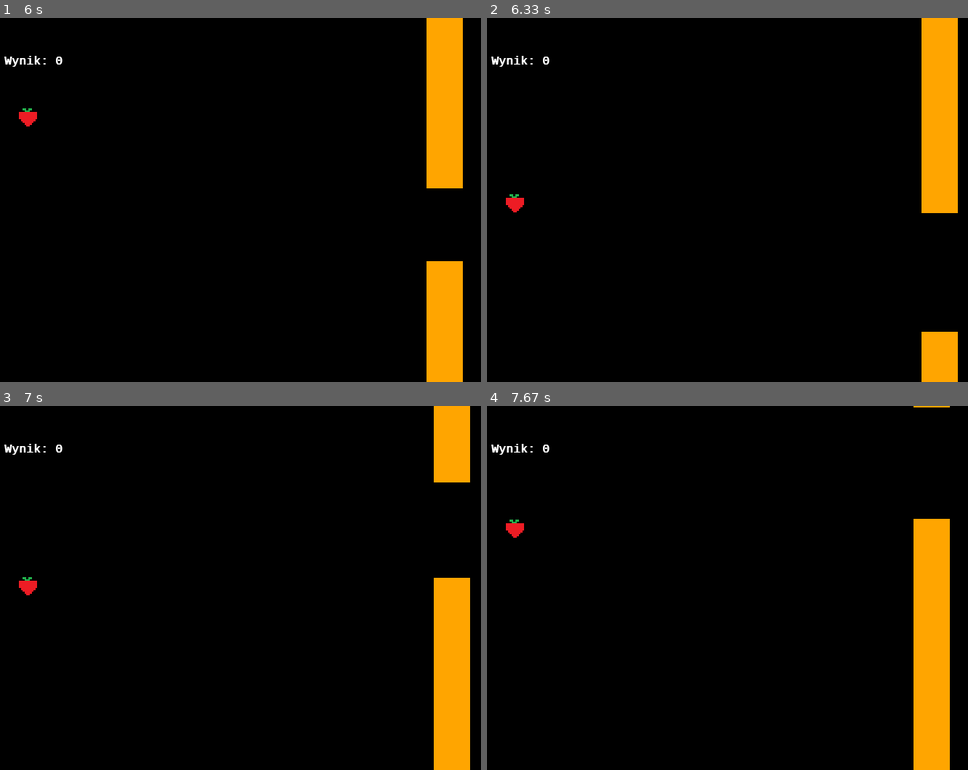
Above: before the commit, frames 1-4 (two rows, left to right).
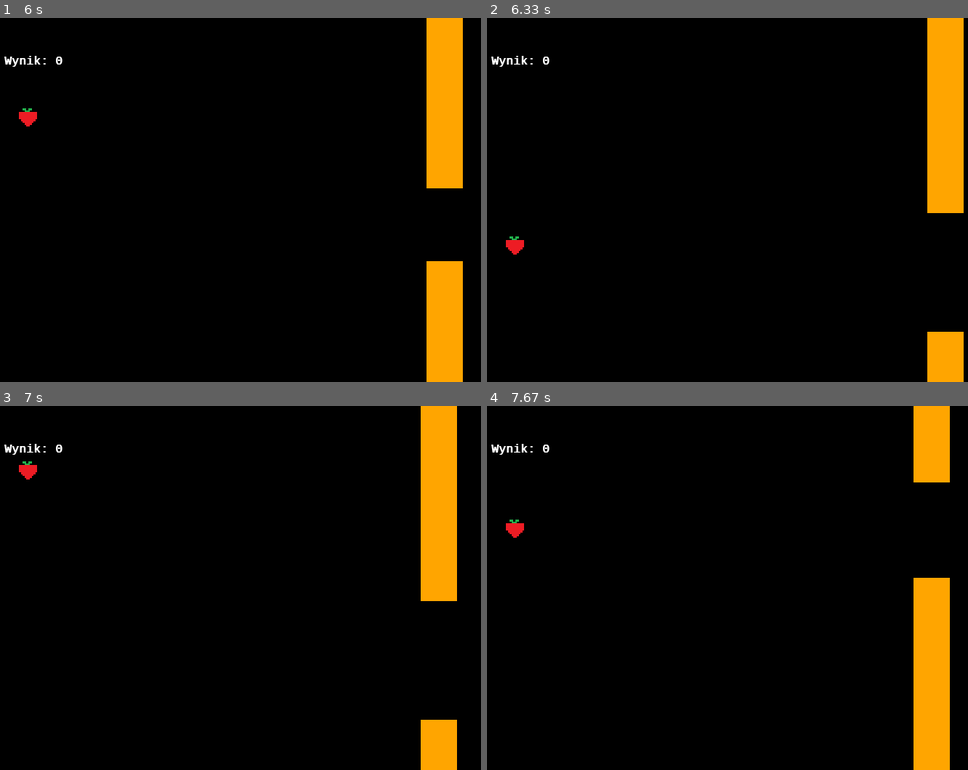
Above: after the commit, the same moments.

Repository: jedrus113/pygame
Game: pygame game, started from main.py
Same seed, same stepped clock (60 frames per second), same inputs: the game is played once before the commit and once after it.
Inputs (mouse positions are in pixels of both pictures, inside the frame that each line leads up to):
- Up to frame 1 (6 s): tap Space at 0.33, 0.73, 1.03, 1.23, 1.57, 1.87, 2.07, 2.37, 2.63, 2.97, 3.27, 3.8, 4.1, 4.47, 4.87, 5.17, 5.37, 5.67, 5.87 s
- Up to frame 2 (6.33 s): click (573, 178) at 6.18 s
- Up to frame 3 (7 s): tap Space at 6.53, 6.83 s
- Up to frame 4 (7.67 s): tap Space at 7.03, 7.33, 7.6 s

Frame 1 is identical in both runs. In frame 2, 1.9% of the frame differs, in the area x 3-100%, y 0-100%; in frame 3, 6.9%, in the area x 3-98%, y 0-100%; in frame 4, 2.8%.

Commit message:
jump when space pressed only

Diff:
--- a/graphic/graphic_engine.py
+++ b/graphic/graphic_engine.py
@@ -18,8 +18,8 @@
     def on_event(self, event):
         if event.type == pygame.QUIT:
             self._running = False
-        elif event.type == pygame.KEYDOWN or event.type == pygame.MOUSEBUTTONDOWN:
-            config.keys.append(pygame.K_SPACE)
+        elif event.type == pygame.KEYDOWN:
+            config.keys.append(event.key)
         elif event.type == pygame.VIDEORESIZE:
             config.screen_size = event.size
             config.surface = pygame.display.set_mode(config.screen_size, *self.display_options)
